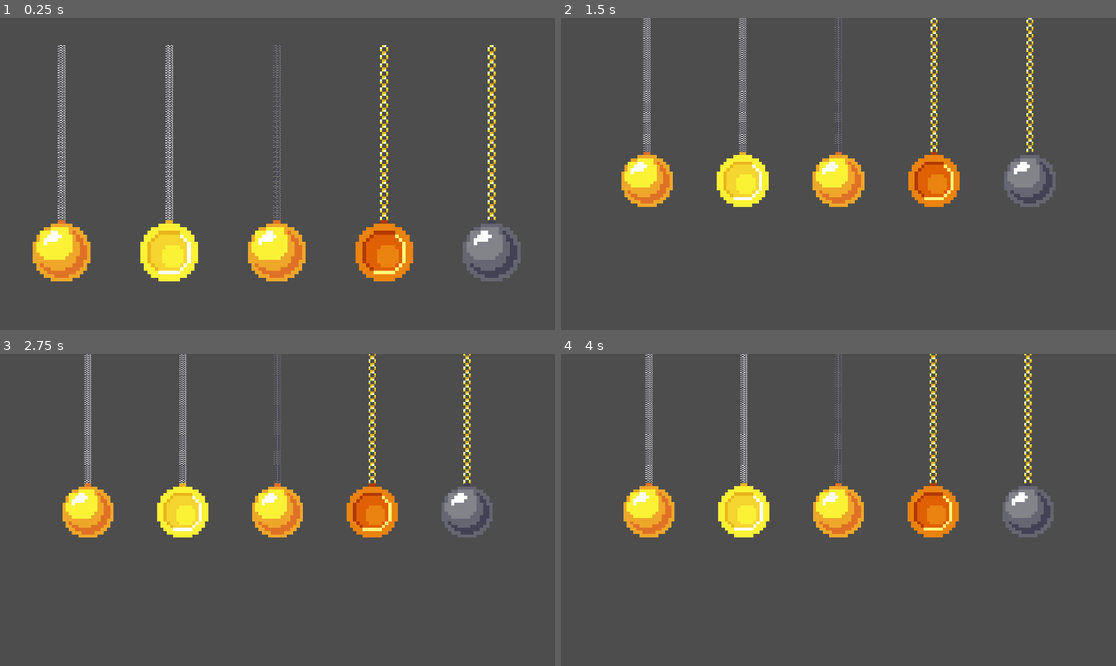
Above: before the commit, frames 1-4 (two rows, left to right).
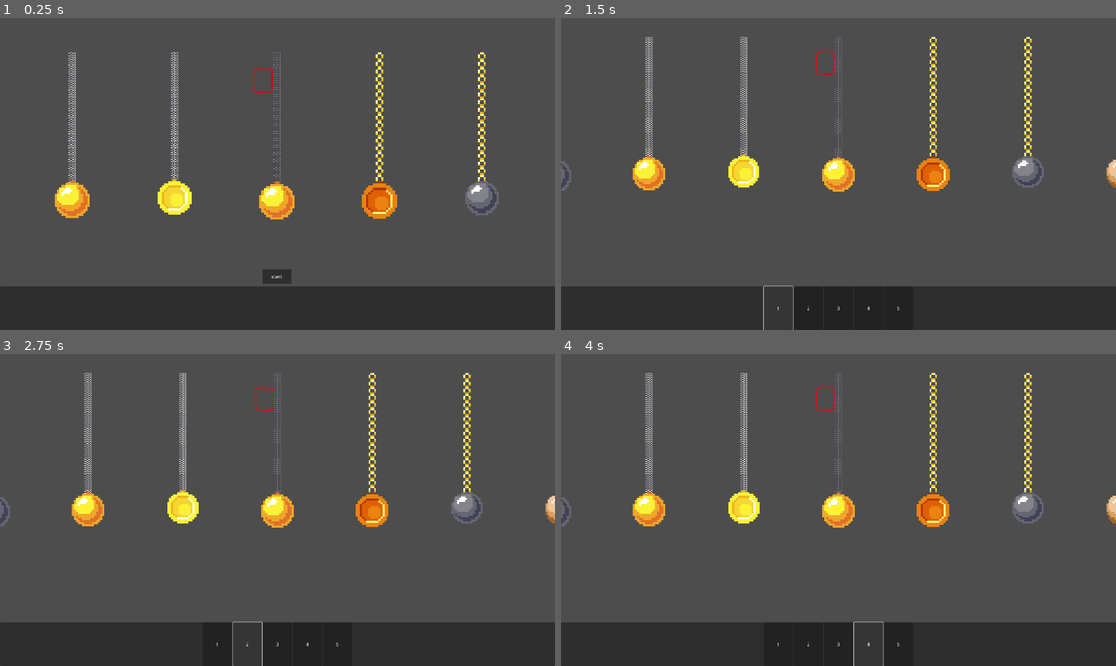
Above: after the commit, the same moments.

Repository: HEKEPOIU/gmtk_2024
Game: Godot game, scene res://scene/main.tscn
Two runs of this game, one before a commit and one after it. Both use one fixed random seed, a clock stepped at 60 frames per second and the inputs below.
Inputs (mouse positions are in pixels of both pictures, inside the frame that each line leads up to):
- Up to frame 1 (0.25 s): no input
- Up to frame 2 (1.5 s): click (838, 276) at 0.5 s, where only the run after the commit has a clickable "start"; click (777, 308) at 1.25 s, where only the run after the commit has a clickable "1"
- Up to frame 3 (2.75 s): click (249, 644) at 2 s, where only the run after the commit has a clickable "2"
- Up to frame 4 (4 s): click (838, 644) at 2.75 s, where only the run after the commit has a clickable "3"; click (866, 644) at 3.5 s, where only the run after the commit has a clickable "4"

The runs differ from the first frame. In frame 1, 27% of the frame differs, in the area x 0-100%, y 8-100%; in frame 2, 21%; in frame 3, 20%; in frame 4, 20%.
Error after the commit: Invalid access to property or key 'angular_velocity' on a base object of type 'Nil'. (res://src/ui/card/card_effect/inverse_speed_card.gd:4)

Commit message:
Add start offset, margin change base size

Diff:
--- a/scene/main.tscn
+++ b/scene/main.tscn
@@ -12,10 +12,9 @@
 [node name="Camera2D" type="Camera2D" parent="."]
 position = Vector2(965, 538)
 script = ExtResource("3_6fkyf")
-move_duration = 1.0
+move_duration = 0.5
 
 [node name="NinePatchRect" parent="." instance=ExtResource("5_o6d60")]
-visible = false
 anchors_preset = 5
 anchor_left = 0.5
 anchor_right = 0.5
@@ -30,9 +29,11 @@
 patch_margin_bottom = 70
 
 [node name="CanvasLayer" type="CanvasLayer" parent="."]
-visible = false
 
 [node name="Canvas" parent="CanvasLayer" node_paths=PackedStringArray("border") instance=ExtResource("3_6hq5n")]
 border = NodePath("../../NinePatchRect")
 
 [node name="PendulumManager" parent="." instance=ExtResource("5_a8atf")]
+move_time = 0.05
+margin_multiply = 2.5
+pre_generate_size = 4
--- a/scene/pendulum.tscn
+++ b/scene/pendulum.tscn
@@ -5,14 +5,17 @@
 [ext_resource type="Texture2D" uid="uid://cy123xblsxfea" path="res://assets/ball/iron_ball.png" id="2_i4pxb"]
 
 [node name="Pendulum" type="Node2D"]
+position = Vector2(17, -13)
 script = ExtResource("1_giu4x")
-min_length = 600.0
+min_length = 550.0
 max_length = 1500.0
-gravity = 200.0
+gravity = 980.0
 end_point_move_multiplier = 2.0
 mass = 10.0
-max_mass = 50.0
+max_mass = 300.0
 end_point_image = ExtResource("2_i4pxb")
+max_angular_velocity = 100.0
+addition_velocity_when_collide = 3.75
 end_point_image_path = "res://assets/ball"
 chain_image_path = "res://assets/rope"
 
--- a/src/main.gd
+++ b/src/main.gd
@@ -5,9 +5,14 @@
 @onready var canvas := get_node("CanvasLayer/Canvas") as UiMain
 @onready var camera: CameraManager = get_node("Camera2D")
 @onready var pendulum_manager: PendulumManager = get_node("PendulumManager")
+var is_start_swing: bool = false
 
 
 # Called when the node enters the scene tree for the first time.
 func _ready() -> void:
 	pendulum_manager.on_change_pendulum.connect(camera.deal_follow)
+	pendulum_manager.release_pendulum.connect(start_game)
 	pendulum_manager.init_pendulums()
+
+func start_game() -> void:
+	is_start_swing = true
--- a/src/pendulum.gd
+++ b/src/pendulum.gd
@@ -4,7 +4,10 @@
 # follow this video:
 # https://www.youtube.com/watch?v=J1ClXGZIh00
 signal start
+signal on_drag(pos: Vector2)
 signal be_current(pendulum: Pendulum)
+signal be_eat(pendulum: Pendulum)
+var can_contorl: bool = false
 var pivot_pos: Vector2
 var end_position: Vector2
 var angle: float
@@ -21,13 +24,14 @@
 @export var end_point_move_multiplier: float = 5
 var damping: float:
 	get:
-		return remap(mass, min_mass, max_mass, 0.995, 0.99)
+		return clamp(remap(mass, min_mass, max_mass, 0.99, 0.995), 0.995, 0.99)
 @export var mass: float = 1
 @export var min_mass: float = 1
 @export var max_mass: float = 1000
 @export var is_current: bool = false
 @export var end_point_image: Texture2D
 @export var max_angular_velocity: float = 0.5
+@export var addition_velocity_when_collide: float = 3
 @export_dir var end_point_image_path: String
 @export_dir var chain_image_path: String
 
@@ -35,6 +39,7 @@
 var chain_images: Array[Texture2D]
 var angular_velocity: float = 0.0
 var angular_acceleration: float = 0.0
+var cache_delta: float
 @onready var end_point: PendulumEndPoint = get_node("PendulumEndPoint")
 @onready var line: Line2D = get_node("Line2D")
 
@@ -57,7 +62,6 @@
 		for file_name in DirAccess.get_files_at(end_point_image_path):
 			file_name = file_name.replace('.import', '')
 			if file_name.get_extension() == "png":
-				file_name = file_name.replace('.import', '')
 				var texture: CompressedTexture2D = ResourceLoader.load(end_point_image_path + "/" + file_name)
 				end_point_images.push_back(texture)
 
@@ -71,6 +75,7 @@
 func _physics_process(delta: float) -> void:
 	if not is_simulating:
 		return
+	cache_delta = delta
 	var pos_diff := global_position - prev_pos
 	prev_pos = global_position
 	update_position(delta, pos_diff)
@@ -114,7 +119,7 @@
 
 
 func add_velocity(velocity: float) -> void:
-	angular_velocity += velocity
+	angular_velocity += velocity * cache_delta
 
 
 func set_mass(new_mass: float) -> void:
@@ -138,24 +143,29 @@
 			/ (mass + other.mass)
 			* percent
 		)
+		var dir: int = 1 if new_velocity > 0 else -1
 
-		other.add_velocity(new_velocity)
+		var addi : float = remap(percent, 1, 7, addition_velocity_when_collide, 0)
+
+		other.add_velocity(new_velocity + dir * addi)
 
 		other.set_mass(mass + other.mass)
+		if not other.is_current:
+			be_eat.emit(self)
 		queue_free()
 
 
 func be_drag() -> void:
-	if not is_current:
+	if not is_current or not can_contorl:
 		return
 	is_simulating = true
 	var dir_to_mouse := (get_global_mouse_position() - pivot_pos).normalized()
-	print(get_global_mouse_position())
 	var mouse_angle := -dir_to_mouse.angle_to(Vector2.DOWN)
+	on_drag.emit(get_global_mouse_position())
 	set_start_position(mouse_angle)
 
 
 func start_simulate() -> void:
-	if is_current:
+	if is_current and can_contorl:
 		set_end_point_position(length)
 		start.emit()
--- a/src/pendulum_end_point.gd
+++ b/src/pendulum_end_point.gd
@@ -19,6 +19,10 @@
 func _ready() -> void:
 	area_entered.connect(enter_body)
 	area_exited.connect(exit_area)
+
+
+func get_size() -> Vector2:
+	return sprite.get_rect().size * scale * sprite.scale
 
 
 func _process(_delta: float) -> void:
@@ -43,6 +47,7 @@
 	if body is PendulumEndPoint:
 		collider_other = body.get_parent() as Pendulum
 
+
 func exit_area(body: Area2D) -> void:
 	if body is PendulumEndPoint:
 		collider_other = null
--- a/src/pendulum_manager.gd
+++ b/src/pendulum_manager.gd
@@ -3,11 +3,14 @@
 class_name PendulumManager
 
 signal on_change_pendulum(new_current: Pendulum)
+signal release_pendulum
 @export var pendulum_scene: Array[PackedScene]
 @export var pendulum_margin: float = 320
 @export var pendulum_pivot_height: int = 360
-@export var start_offset: float = 0
+@export var start_offset: float = 400
 @export var move_time: float = 0.5
+@export var margin_multiply: float = 4
+@export var random_range: float = 10
 
 @export var min_margin: float = 320
 @export var max_margin: float = 1000
@@ -34,17 +37,22 @@
 	window_size = get_window().size
 	current_pendulum = spawn_pendulum_on_container(0, 0)
 	current_pendulum.is_current = true
+	current_pendulum.can_contorl = true
 	current_pendulum.global_position = Vector2(window_size.x / 2., pendulum_pivot_height)
+	current_pendulum.on_drag.connect(move_side)
 	for i in range(pre_generate_size):
 		left_pendulums.push_back(spawn_pendulum_on_container(i, -1))
 		right_pendulums.push_back(spawn_pendulum_on_container(i, 1))
 	on_change_pendulum.emit(current_pendulum)
 	call_deferred("emit_signal", "on_change_pendulum", current_pendulum)
+	call_deferred("change_margin")
+
 
 
 func spawn_pendulum_on_container(index: int, dir: int) -> Pendulum:
 	var new_pendulum: Pendulum = generate_random_pendulum()
 	new_pendulum.be_current.connect(current_change)
+	new_pendulum.be_eat.connect(remove_pendulum)
 	# if not this it godot debugger will runtime error,
 	# but it won't stop play_mode on my machine
 	call_deferred("add_child", new_pendulum)
@@ -52,6 +60,7 @@
 		new_pendulum.global_position = (
 			center_pivot_point + Vector2(dir * (index + 1) * pendulum_margin, 0)
 		)
+		new_pendulum.mass = current_pendulum.mass/2 + (randf() * random_range)
 	return new_pendulum
 
 
@@ -64,37 +73,114 @@
 	# 2. Find new pendulum in which array
 	# 3. spawn new pendulum fill on back
 	# 4. move other side array move to current side.
+	release_pendulum.emit()
 	current_pendulum = pendulum
+	if is_instance_valid(current_pendulum):
+		current_pendulum.can_contorl = false
+	change_margin()
 
 	if current_pendulum in left_pendulums:
 		spawn_on_array(left_pendulums)
-		move_pendulums(right_pendulums)
 	else:
 		spawn_on_array(right_pendulums)
-		move_pendulums(left_pendulums)
 	on_change_pendulum.emit(current_pendulum)
+	call_deferred("move_pendulums")
+
+func recycle(pendulum: Pendulum) -> void:
+	var index_l : int =left_pendulums.find(pendulum)
+	var index_r : int =right_pendulums.find(pendulum)
+	if index_l:
+		left_pendulums.remove_at(index_l)
+		var new_pendulum : Pendulum =spawn_pendulum_on_container(left_pendulums.size(), -1)
+		left_pendulums.push_back(new_pendulum)
+	elif index_r:
+		right_pendulums.remove_at(index_r)
+		var new_pendulum : Pendulum =spawn_pendulum_on_container(right_pendulums.size(), 1)
+		right_pendulums.push_back(new_pendulum)
+
+
+func change_margin() -> void:
+	var size: Vector2 = current_pendulum.end_point.get_size()
+	pendulum_margin = size.x * margin_multiply
+	print(pendulum_margin)
 
 
 func spawn_on_array(target_array: Array[Pendulum]) -> void:
-	#TODO: Change to delete smaller index.
 	var current_index := target_array.find(current_pendulum)
 	for i in current_index + 1:
-		target_array.pop_front()
-	var dir: int = 1 if target_array == right_pendulums else -1
-	for i in current_index + 1:
-		var new_pendulum: Pendulum = spawn_pendulum_on_container(target_array.size(), dir)
-		target_array.push_back(new_pendulum)
+		var pop:Pendulum = target_array.pop_front()
+		if pop != current_pendulum:
+			pop.queue_free()
+
+	delete_small_in_array(left_pendulums)
+	delete_small_in_array(right_pendulums)
+	for i in (pre_generate_size - left_pendulums.size()):
+		var new_pendulum: Pendulum = spawn_pendulum_on_container(left_pendulums.size(), -1)
+		left_pendulums.push_back(new_pendulum)
+
+	for i in  (pre_generate_size - right_pendulums.size()):
+		var new_pendulum: Pendulum = spawn_pendulum_on_container(right_pendulums.size(), 1)
+		right_pendulums.push_back(new_pendulum)
 
 
-func move_pendulums(target_array: Array[Pendulum]) -> void:
-	var dir: int = 1 if target_array == right_pendulums else -1
-	for i in target_array.size():
-		var tween: Tween = create_tween()
-		tween.tween_property(
-			target_array[i],
+func move_pendulums() -> void:
+	start_offset_base_dir(0)
+
+func delete_small_in_array(target_array: Array[Pendulum]) -> Array[Pendulum]:
+	var del_pendulum: Array[Pendulum]
+	for i in range(target_array.size()):
+		if target_array[i].mass < current_pendulum.mass / 3:
+			del_pendulum.push_back(target_array[i])
+
+	for del in del_pendulum:
+		target_array.erase(del)
+		del.queue_free()
+
+	return del_pendulum
+
+
+
+func move_side(pos: Vector2) -> void:
+	var dir: int = 1 if pos.x - current_pendulum.position.x > 0 else -1
+	start_offset_base_dir(dir)
+
+func start_offset_base_dir(dir: int) -> void:
+	for i in right_pendulums.size():
+		var target_pos: Vector2 = Vector2( (i + 1) * pendulum_margin + start_offset, 0)
+		var oringin_pos: Vector2 = Vector2( (i + 1) * pendulum_margin, 0)
+		var tween_r: Tween = create_tween()
+		tween_r.tween_property(
+			right_pendulums[i],
 			"global_position",
-			center_pivot_point + Vector2(dir * (i + 1) * pendulum_margin, 0),
+			center_pivot_point +  (target_pos if dir > 0 else oringin_pos), # oringin_pos
 			move_time
 		)
-		tween.tween_callback(func() -> void: target_array[i].is_moving = false)
-		target_array[i].is_moving = true
+		tween_r.tween_callback(func() -> void:
+			if is_instance_valid(right_pendulums[i]):
+				right_pendulums[i].is_moving = false
+			)
+		if is_instance_valid(right_pendulums[i]):
+			right_pendulums[i].is_moving = true
+
+
+
+	for i in left_pendulums.size():
+		var target_pos: Vector2 = Vector2( (i + 1) * pendulum_margin + start_offset, 0)
+		var oringin_pos: Vector2 = Vector2( (i + 1) * pendulum_margin, 0)
+		var tween_l: Tween = create_tween()
+		tween_l.tween_property(
+			left_pendulums[i],
+			"global_position",
+			center_pivot_point + -(target_pos if dir < 0 else oringin_pos), # target_pos
+			move_time
+		)
+		tween_l.tween_callback(func() -> void:
+			if is_instance_valid(left_pendulums[i]):
+				left_pendulums[i].is_moving = false
+			)
+		if is_instance_valid(left_pendulums[i]):
+			left_pendulums[i].is_moving = true
+
+func remove_pendulum(pendulum: Pendulum) -> void:
+	left_pendulums.erase(pendulum)
+	right_pendulums.erase(pendulum)
